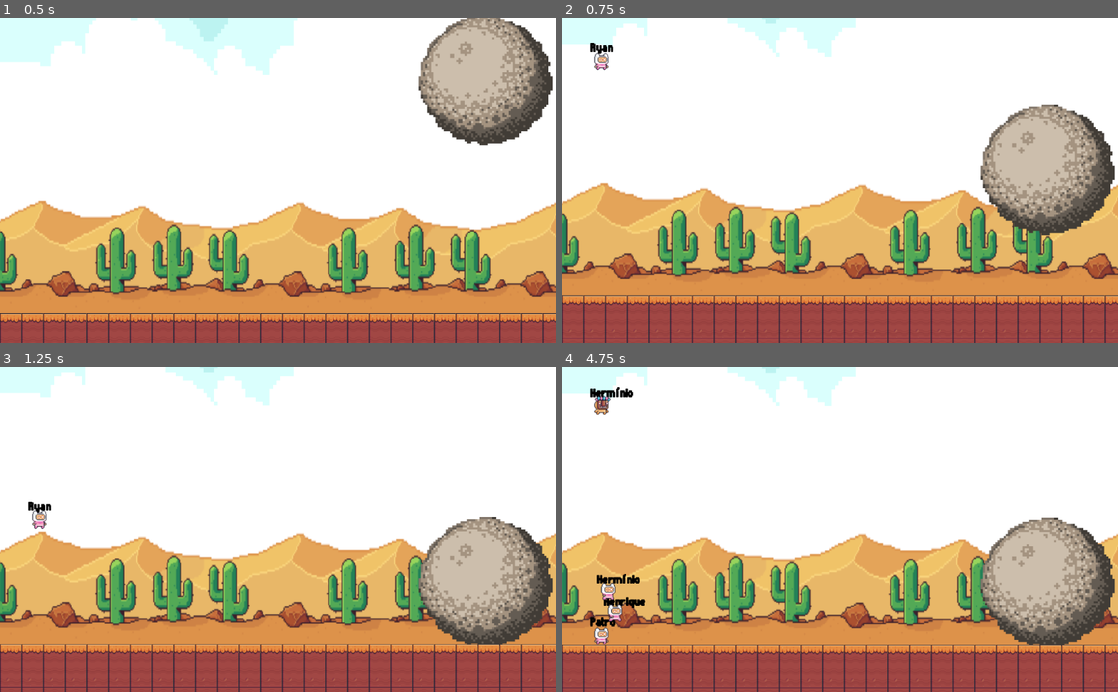
Above: before the commit, frames 1-4 (two rows, left to right).
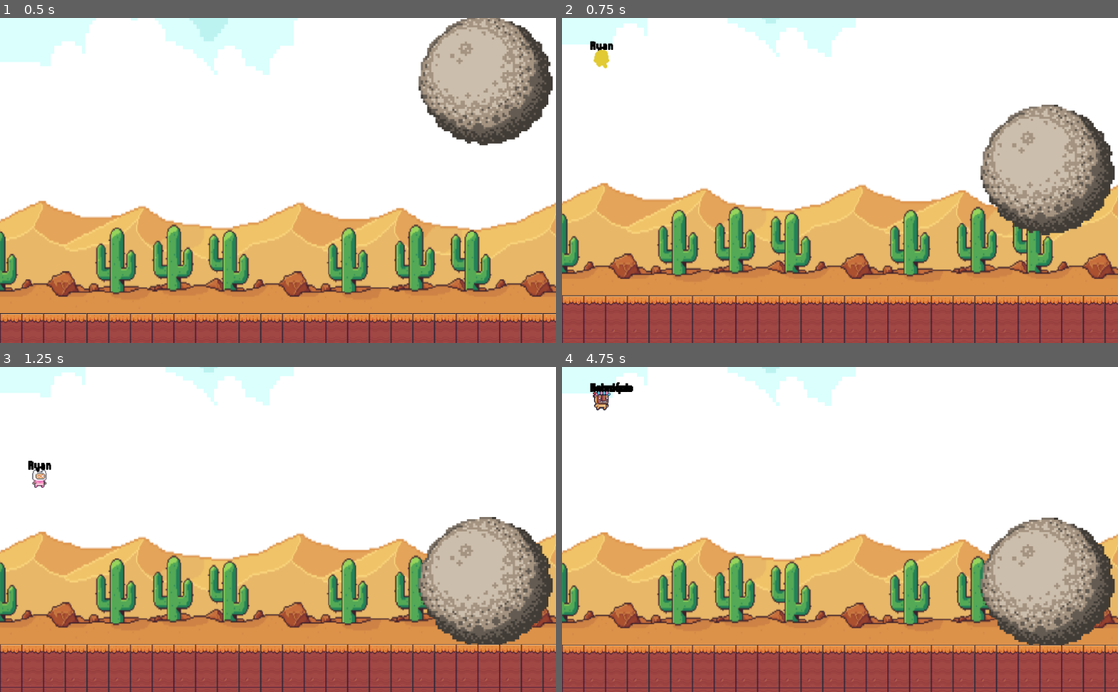
Above: after the commit, the same moments.

Repository: ryofac/theROCK
Game: Godot game, scene res://Level/Level.tscn
Same seed, same stepped clock (60 frames per second), same inputs: the game is played once before the commit and once after it.
Inputs:
- Up to frame 1 (0.5 s): no input
- Up to frame 2 (0.75 s): tap K (spawn_player) at 0.6 s
- Up to frame 3 (1.25 s): tap Space (jump) at 0.77 s
- Up to frame 4 (4.75 s): tap J (delete_player) at 1.35, 3.6 s; tap Space (jump) at 1.52, 3.02, 3.77, 4.52 s; tap K (spawn_player) at 1.55, 2.1, 2.85, 3.8, 4.35 s

Frame 1 is identical in both runs. In frame 2, 0.2% of the frame differs, in the area x 5-10%, y 7-17%; in frame 3, 0.4%; in frame 4, 1.2%, in the area x 5-15%, y 4-86%.
Error after the commit: Attempt to call function 'set_process' in base 'previously freed instance' on a null instance. (res://Level/Controller.gd:52)

Commit message:
Melhoria no surgimento dos players

Diff:
--- a/Actors/Player.gd
+++ b/Actors/Player.gd
@@ -27,6 +27,12 @@
 	return self in Global.players_colliding
 
 
+func removeFromSpawnList():
+	var _control = get_parent().get_node("Controller")
+	if self in _control.playersToSpawn:
+		_control.playersToSpawn.erase(self)
+
+
 func _physics_process(delta):
 	_velocity.x = speed if is_on_floor() else 0
 	if Input.is_action_just_pressed("jump") and is_on_floor():
@@ -40,7 +46,9 @@
 	if not is_on_floor():
 		var _spawnBorder = 48
 		global_position.x = camera.global_position.x - camera.zoom.x * 500 + _spawnBorder
-
+	elif global_position.y >= 600:
+		# Pisei no chão, devo sair da lista de players a serem spawnados
+		removeFromSpawnList()
 
 	var collided = $RayCast2D.get_collider()
 	if collided:
@@ -61,6 +69,7 @@
 		else: _set_sprite(_velocity.x, _velocity.y)
 
 	if position.y > 1000:
+		removeFromSpawnList()
 		self.kill()
 
 
@@ -74,9 +83,11 @@
 	if _vely < 0:
 		my_sprite.play("jump")
 
+
 func _on_Player_tree_exiting():
 	if self in Global.players_colliding:
 		Global.players_colliding.erase(self)
+
 
 func kill():
 	print("Player de ID " + str(id) + " morto.")
@@ -84,7 +95,6 @@
 	self.queue_free()
 
 
-
 func _on_activateCollisions_timeout() -> void:
 	print("Tempo esgotado. ID: " + str(id))
 	# Reativar colisões
--- a/Actors/Players/Player.tscn
+++ b/Actors/Players/Player.tscn
@@ -672,21 +672,21 @@
 
 [node name="activateCollisions" type="Timer" parent="."]
 wait_time = 0.5
-autostart = true
+one_shot = true
 
 [node name="SpriteNinja" type="AnimatedSprite" parent="."]
 visible = false
 position = Vector2( 0, -1 )
 frames = SubResource( 78 )
 animation = "appearing"
-frame = 1
+frame = 5
 playing = true
 
 [node name="SpriteFinn" type="AnimatedSprite" parent="."]
 visible = false
 frames = SubResource( 103 )
 animation = "appearing"
-frame = 6
+frame = 3
 playing = true
 
 [node name="SpriteFrog" type="AnimatedSprite" parent="."]
@@ -694,7 +694,7 @@
 position = Vector2( 0.25, -1 )
 frames = SubResource( 118 )
 animation = "disappearing"
-frame = 4
+frame = 3
 playing = true
 
 [connection signal="tree_exiting" from="." to="." method="_on_Player_tree_exiting"]
--- a/Level/Controller.gd
+++ b/Level/Controller.gd
@@ -4,18 +4,14 @@
 onready var tileMap = get_parent().get_node("TileMap")
 onready var rockNode = get_parent().get_node("TheRock")
 onready var camera = get_parent().get_node("TheRock/Camera2D")
-
 export var websocket: PackedScene
-
-
-# SPAWN_PLAYER: _spawn_player
+var playersToSpawn = []
 
 
 func _ready() -> void:
 	var _ws = websocket.instance()
 	self.add_child(_ws)
 	print("Websocket instanciado: " + str(_ws))
-
 
 
 func _spawn_player(_x=null, _y=null):
@@ -35,8 +31,8 @@
 	player.spriteIndex = randi() % 3
 	get_parent().add_child(player)
 	print("Player instanciado na posicao: " + str(_x) + " e " + str(_y))
+
 	return player
-
 
 
 func _process(delta):
@@ -47,8 +43,16 @@
 		if Input.is_action_just_pressed("spawn_player"):
 			print('Tentando spwanar')
 			# Spawn player
-			_spawn_player()
-#	get_parent().get_node("TheRock/Label").text += '\n Player count = ' + str(player_count) if player_count <= 50 else "\nNão pode haver mais que 50 jogadores!"
+			var _pl = _spawn_player()
+			_pl.set_process(false)
+			playersToSpawn.append(_pl)
+
+	# Permitir movimento apenas do primeiro jogador a ser spawnado.
+	if len(playersToSpawn) > 0:
+		playersToSpawn[0].set_process(true)
+		var _timer = playersToSpawn[0].get_node("activateCollisions")
+		if _timer.is_stopped():
+			_timer.start()
 
 	if Input.is_action_just_pressed("delete_player"):
 		delete_random_player(players)
--- a/Level/Level.tscn
+++ b/Level/Level.tscn
@@ -9,7 +9,7 @@
 
 [node name="Level" type="Node"]
 __meta__ = {
-"_edit_horizontal_guides_": [ 699.0, 289.0 ],
+"_edit_horizontal_guides_": [ 699.0, 289.0, 606.0 ],
 "_edit_vertical_guides_": [ 820.0 ]
 }
 
